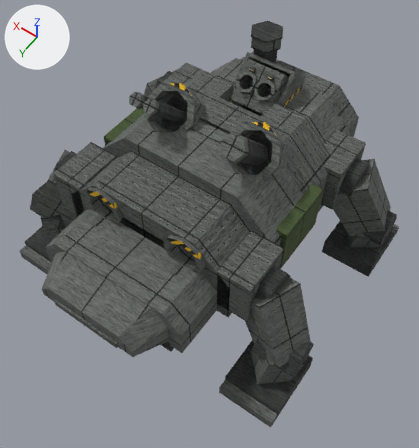
Two versions of the glTF model art/models/armadillo.glb, one commit apart.
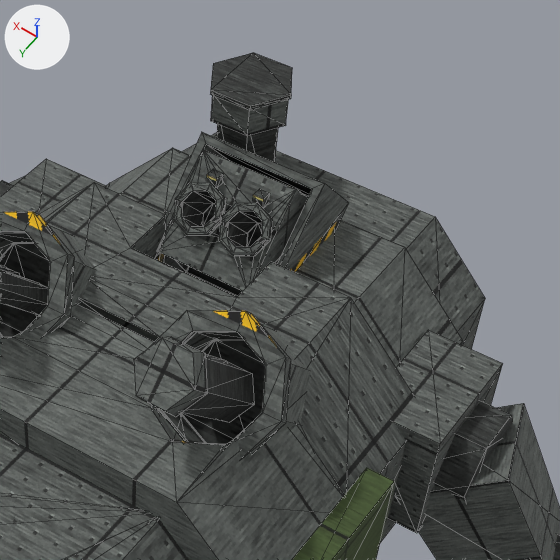
Old and new are each drawn whole from a 50 mm lens placed at (-69.7, 97.4, 167.5), pointed at (-6.1, 8.4, 27.6) and again close up on the part from 40% to 93% of the width and 0% to 49% of the height. Lighting does not change. The marker at upper left points along +X, +Y and +Z. The first two pictures are the older version. The close-ups show mesh edges as thin lines. Where no turn or scale is listed for an object, it has been applied to the vertices.

Script lines for the objects in view, before the commit:
```python
ob_flinger_rim = bpy.data.objects.new('flinger_rim', me_flinger_rim)
ob_flinger_rim.location = (0.0, 0.0, 0.0)
ob_flinger_rim_001 = bpy.data.objects.new('flinger_rim.001', me_flinger_rim_001)
ob_flinger_rim_001.location = (0.0, 0.0, 0.0)
ob_port_floor_001 = bpy.data.objects.new('port_floor.001', me_port_floor_001)
ob_port_floor_001.location = (0.0, 0.0, 0.0)
ob_stack = bpy.data.objects.new('stack', me_stack)
ob_stack.location = (0.0, 0.0, 0.0)
ob_stack_cap = bpy.data.objects.new('stack_cap', me_stack_cap)
ob_stack_cap.location = (0.0, 0.0, 0.0)
ob_stack_flap = bpy.data.objects.new('stack_flap', me_stack_flap)
ob_stack_flap.location = (0.0, 0.0, 0.0)
# also in view: 'band.004' at (0.0, 21.5, 37.0); 'port.001' at (14.0, -5.8, 50.2); 'band.002' at (0.0, -13.5, 39.0); 'ablative' at (-30.8, 0.0, 36.0); 'hatch_frame' at (0.0, -29.8, 50.2)
```
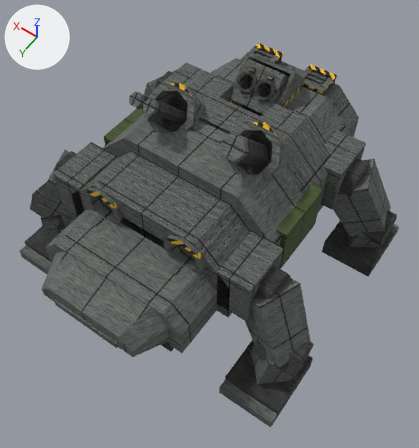
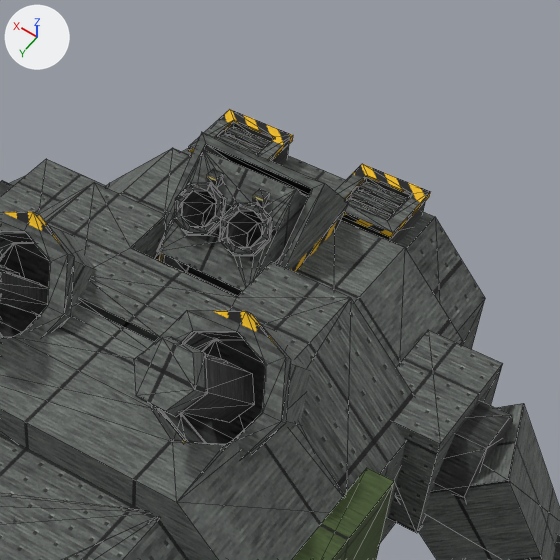
Diff of the bpy script that builds the scene:
```diff
--- a/art/models/armadillo.glb.py
+++ b/art/models/armadillo.glb.py
@@ me_flinger_rim @@
 me_flinger_rim.from_pydata(...)  # 32 vertices, 48 faces; spans x -6.5..0.1, y -26.34..-21.18, z 53.66..58.82
-me_flinger_rim.materials.append(mat_steel_plate)  # picture img_plate
+me_flinger_rim.materials.append(mat_steel_dark)  # picture img_dark
@@ me_flinger_rim_001 @@
 me_flinger_rim_001.from_pydata(...)  # 32 vertices, 48 faces; spans x -0.1..6.5, y -26.34..-21.18, z 53.66..58.82
-me_flinger_rim_001.materials.append(mat_steel_plate)  # picture img_plate
+me_flinger_rim_001.materials.append(mat_steel_dark)  # picture img_dark
@@ ob_stack @@
-ob_stack = bpy.data.objects.new('stack', me_stack)
@@ ob_stack_cap @@
-ob_stack_cap = bpy.data.objects.new('stack_cap', me_stack_cap)
@@ ob_stack_flap @@
-ob_stack_flap = bpy.data.objects.new('stack_flap', me_stack_flap)
@@ ob_louvre_004 @@
+ob_louvre_004 = bpy.data.objects.new('louvre.004', me_louvre_004)  # 8 vertices, 12 faces; spans x 6.9..13.1, y -45.59..-43.41, z 49.26..50.54; in mat_steel_plate (picture img_plate)
+ob_louvre_004.location = (0.0, 0.0, 0.0)
@@ ob_louvre_003 @@
+ob_louvre_003 = bpy.data.objects.new('louvre.003', me_louvre_003)  # 8 vertices, 12 faces; spans x 6.9..13.1, y -47.69..-45.51, z 49.26..50.54; in mat_steel_plate (picture img_plate)
+ob_louvre_003.location = (0.0, 0.0, 0.0)
@@ ob_vent_rim_001 @@
+ob_vent_rim_001 = bpy.data.objects.new('vent_rim.001', me_vent_rim_001)  # 16 vertices, 24 faces; spans x 5.1..14.9, y -49.4..-39.6, z 50.0..50.8; in mat_steel_stripe (picture img_stripe)
+ob_vent_rim_001.location = (0.0, 0.0, 0.0)
@@ ob_vent_box_floor_001 @@
+ob_vent_box_floor_001 = bpy.data.objects.new('vent_box_floor.001', me_vent_box_floor_001)  # 4 vertices, 2 faces; spans x 6.86..13.14, y -47.64..-41.36, z 48.95; in mat_amber_ember (picture img_ember)
+ob_vent_box_floor_001.location = (0.0, 0.0, 0.0)
@@ ob_vent_box_001 @@
+ob_vent_box_001 = bpy.data.objects.new('vent_box.001', me_vent_box_001)  # 16 vertices, 26 faces; spans x 5.4..14.6, y -49.1..-39.9, z 45.5..50.5; in mat_steel_dark (picture img_dark)
+ob_vent_box_001.location = (0.0, 0.0, 0.0)
@@ ob_louvre_002 @@
+ob_louvre_002 = bpy.data.objects.new('louvre.002', me_louvre_002)  # 8 vertices, 12 faces; spans x -13.1..-6.9, y -43.49..-41.31, z 49.26..50.54; in mat_steel_plate (picture img_plate)
+ob_louvre_002.location = (0.0, 0.0, 0.0)
@@ ob_louvre_001 @@
+ob_louvre_001 = bpy.data.objects.new('louvre.001', me_louvre_001)  # 8 vertices, 12 faces; spans x -13.1..-6.9, y -45.59..-43.41, z 49.26..50.54; in mat_steel_plate (picture img_plate)
+ob_louvre_001.location = (0.0, 0.0, 0.0)
@@ ob_louvre @@
+ob_louvre = bpy.data.objects.new('louvre', me_louvre)  # 8 vertices, 12 faces; spans x -13.1..-6.9, y -47.69..-45.51, z 49.26..50.54; in mat_steel_plate (picture img_plate)
+ob_louvre.location = (0.0, 0.0, 0.0)
@@ ob_vent_rim @@
+ob_vent_rim = bpy.data.objects.new('vent_rim', me_vent_rim)  # 16 vertices, 24 faces; spans x -14.9..-5.1, y -49.4..-39.6, z 50.0..50.8; in mat_steel_stripe (picture img_stripe)
+ob_vent_rim.location = (0.0, 0.0, 0.0)
@@ ob_vent_box_floor @@
+ob_vent_box_floor = bpy.data.objects.new('vent_box_floor', me_vent_box_floor)  # 4 vertices, 2 faces; spans x -13.14..-6.86, y -47.64..-41.36, z 48.95; in mat_amber_ember (picture img_ember)
+ob_vent_box_floor.location = (0.0, 0.0, 0.0)
@@ ob_vent_box @@
+ob_vent_box = bpy.data.objects.new('vent_box', me_vent_box)  # 16 vertices, 26 faces; spans x -14.6..-5.4, y -49.1..-39.9, z 45.5..50.5; in mat_steel_dark (picture img_dark)
+ob_vent_box.location = (0.0, 0.0, 0.0)
```

Boxes [x1, y1, x2, y2] around the edits, measured in the close-ups (560 x 560 px):
'stack_flap', deleted
    before: [211, 53, 292, 110]
'vent_rim', added
    after: [335, 164, 430, 238]
'stack_cap', deleted
    before: [211, 95, 288, 136]
'vent_rim.001', added
    after: [189, 110, 293, 161]
'flinger_rim', recoloured
    both: [219, 202, 272, 256]
'flinger_rim.001', recoloured
    both: [174, 182, 226, 236]
'stack', deleted
    before: [217, 125, 278, 162]
'vent_box', added
    after: [341, 177, 425, 244]
'louvre.001', added
    after: [350, 190, 399, 216]
'louvre', added
    after: [358, 182, 407, 207]
'louvre.003', added
    after: [225, 127, 270, 149]
'vent_box.001', added
    after: [216, 122, 289, 165]
'louvre.004', added
    after: [217, 135, 261, 155]
'louvre.002', added
    after: [347, 199, 391, 220]
'vent_box_floor', added (mostly hidden)
    after: [354, 191, 399, 216]
'vent_box_floor.001', added (mostly hidden)
    after: [230, 136, 262, 150]
